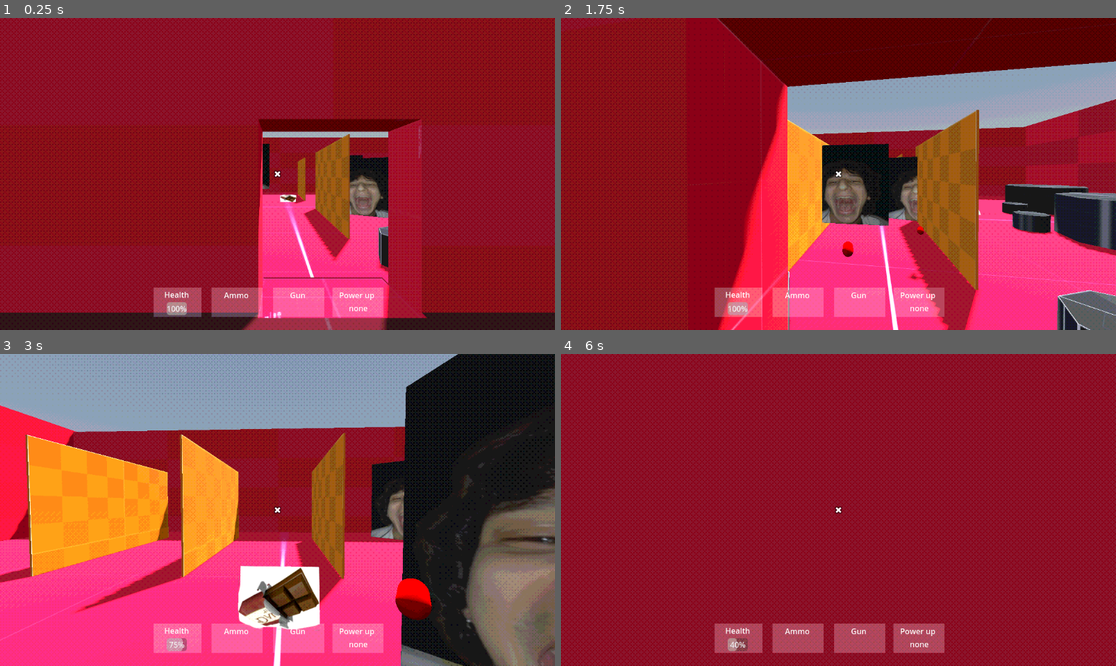
Above: before the commit, frames 1-4 (two rows, left to right).
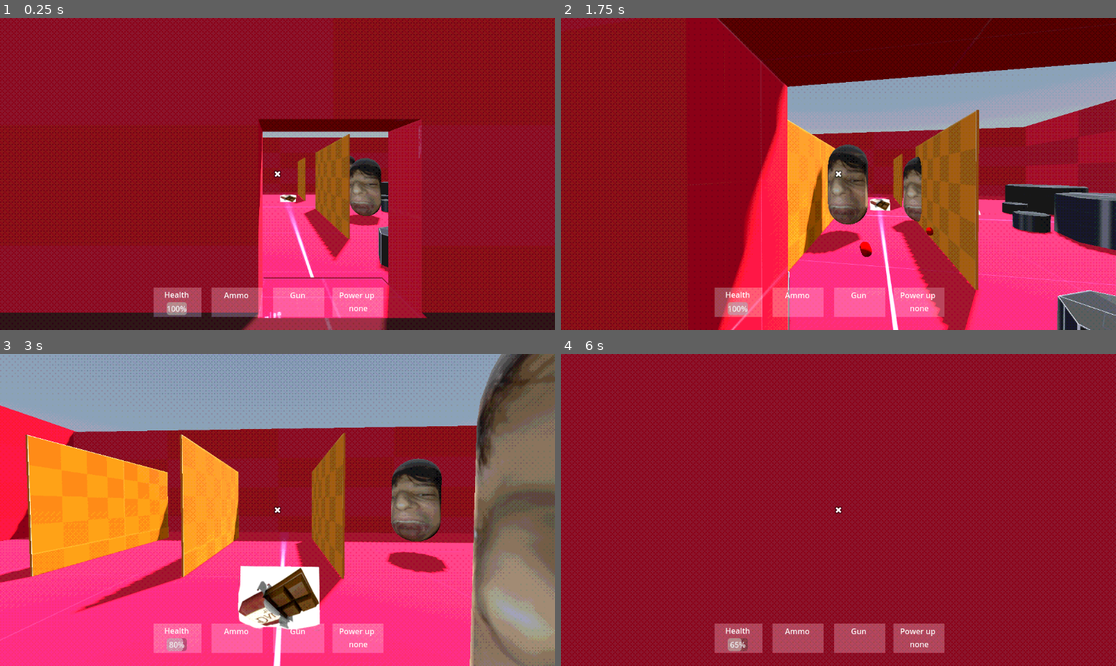
Above: after the commit, the same moments.

Repository: felipepreuss/mnemonic.dream
Game: Godot game, scene res://Scenes/level-2.tscn
The game is run twice, just before and just after one commit, with the same random seed, the same clock (stepped at 60 frames per second) and the same inputs. This scene is started directly instead of the project's main scene. Sound files missing from this copy of the repository are replaced by a short silence.
Inputs (mouse positions are in pixels of both pictures, inside the frame that each line leads up to):
- Up to frame 1 (0.25 s): no input
- Up to frame 2 (1.75 s): move the mouse to (866, 174) at 0.52 s; press the mouse at (866, 174) at 0.53 s; hold W (Forward) from 0.53 s (still down); tap Space (Jump) at 0.77, 1.52 s; move the mouse to (810, 174) at 1.27 s; release the mouse at (810, 174) at 1.28 s; tap 0 at 1.35 s
- Up to frame 3 (3 s): keep holding W (Forward); move the mouse to (288, 503) at 2.02 s; press the mouse at (288, 503) at 2.03 s; move the mouse to (271, 516) at 2.77 s; release the mouse at (271, 516) at 2.78 s; tap 0 at 2.85 s
- Up to frame 4 (6 s): tap Space (Jump) at 3.02, 3.77, 4.52 s; move the mouse to (877, 513) at 3.52 s; press the mouse at (877, 513) at 3.53 s; move the mouse to (794, 506) at 4.27 s; release the mouse at (794, 506) at 4.28 s; tap 0 at 4.35, 5.85 s; tap Enter at 5 s; move the mouse to (844, 510) at 5.02 s; press the mouse at (844, 510) at 5.03 s; move the mouse to (816, 503) at 5.77 s; release W (Forward) at 5.78 s; release the mouse at (816, 503) at 5.78 s; hold D (Right) from 5.78 s (still down)

The runs differ from the first frame. In frame 1, 1.1% of the frame differs, in the area x 47-70%, y 40-67%; in frame 2, 4.6%; in frame 3, 23%, in the area x 30-100%, y 0-100%; in frame 4, less than 0.1%.

Commit message:
Enemy bullet fix

Diff:
--- a/Scenes/enemy.tscn
+++ b/Scenes/enemy.tscn
@@ -9,8 +9,7 @@
 [sub_resource type="StandardMaterial3D" id="StandardMaterial3D_afpow"]
 albedo_texture = ExtResource("2_1f0kj")
 
-[sub_resource type="QuadMesh" id="QuadMesh_287tu"]
-size = Vector2(2, 2)
+[sub_resource type="CapsuleMesh" id="CapsuleMesh_0830c"]
 
 [sub_resource type="ConvexPolygonShape3D" id="ConvexPolygonShape3D_1f0kj"]
 points = PackedVector3Array(-1.01587, -1.01587, -0.015873, 1.01587, 1.01587, 0.015873, 1.01587, 1.01587, -0.015873, -1.01587, 1.01587, 0.015873, 1.01587, -1.01587, 0.015873, 1.01587, -1.01587, -0.015873, -1.01587, 1.01587, -0.015873, -1.01587, -1.01587, 0.015873)
@@ -21,7 +20,7 @@
 [node name="MeshInstance3D" type="MeshInstance3D" parent="."]
 transform = Transform3D(-0.992016, 0, 0.126112, 0, 1, 0, -0.126112, 0, -0.992016, 0, 0.664997, 0)
 material_override = SubResource("StandardMaterial3D_afpow")
-mesh = SubResource("QuadMesh_287tu")
+mesh = SubResource("CapsuleMesh_0830c")
 
 [node name="CollisionShape3D" type="CollisionShape3D" parent="." groups=["Enemy"]]
 transform = Transform3D(-0.992016, 0, 0.126112, 0, 1, 0, -0.126112, 0, -0.992016, 0, 0.664997, 0)
@@ -42,7 +41,7 @@
 autostart = true
 
 [node name="bullet_marker" type="Marker3D" parent="."]
-transform = Transform3D(1, 0, 0, 0, 1, 0, 0, 0, 1, 0, 0.249993, -0.142254)
+transform = Transform3D(1, 0, 0, 0, -4.37114e-08, 1, 0, -1, -4.37114e-08, 0, 0.249993, -0.142254)
 
 [node name="slowdown_check" type="Node3D" parent="."]
 script = ExtResource("5_0830c")
--- a/Scenes/pistol.tscn
+++ b/Scenes/pistol.tscn
@@ -22,6 +22,7 @@
 max_ammo = 12
 ray = NodePath("RayCast3D")
 number_balas = 1
+gun_name = "Pistol"
 metadata/_custom_type_script = "uid://cme4um2042nwv"
 
 [node name="blaster-q2" parent="." instance=ExtResource("2_6e3nq")]
--- a/Scenes/shot_gun.tscn
+++ b/Scenes/shot_gun.tscn
@@ -14,6 +14,7 @@
 max_ammo = 6
 can_reload = true
 number_balas = 1
+gun_name = "Shotgun"
 metadata/_custom_type_script = "uid://cme4um2042nwv"
 
 [node name="blaster-r2" parent="." instance=ExtResource("2_syoir")]
--- a/Scenes/smg.tscn
+++ b/Scenes/smg.tscn
@@ -42,6 +42,7 @@
 max_ammo = 25
 ray = NodePath("RayCast3D")
 number_balas = 1
+gun_name = "Machine Gun"
 metadata/_custom_type_script = "uid://cme4um2042nwv"
 
 [node name="blaster-d2" parent="." instance=ExtResource("2_sfvq1")]
--- a/Script/bullet_enemy.gd
+++ b/Script/bullet_enemy.gd
@@ -1,21 +1,19 @@
 extends CharacterBody3D
 
-var SPEED = 5
+var SPEED : Vector3 = Vector3(0, 0, -5)
+var dir : Basis
 
 func _ready():
 	$Timer
 
 func _process(delta: float) -> void:
-	position += Vector3(0,0,-SPEED) * delta
+	velocity = SPEED * dir
 
 	move_and_slide()
-
-
 func _on_area_3d_body_entered(body: Node3D) -> void:
 	if body.name == "player":
 		print("Hit!")
 		queue_free()
 
-
 func _on_timer_timeout() -> void:
 	queue_free()
--- a/Script/enemy.gd
+++ b/Script/enemy.gd
@@ -83,6 +83,7 @@
 	if is_on_floor():
 		velocity = new_velocity
 		look_at(player.global_transform.origin, Vector3.UP)
+		rotation.z = 0
 		rotation.x = 0
 	else:
 		velocity += get_gravity() * delta
@@ -98,14 +99,19 @@
 		set_state(RETREAT)
 	look_at(player.global_transform.origin, Vector3.UP)
 	rotation.x = 0
+	rotation.z = 0
 	if can_shoot == true:
 		var bala = bullet.instantiate()
-		add_child(bala)
+		#bala.transform.basis = transform.basis
+		get_parent().get_parent().get_parent().add_child(bala)
+		bala.rotation.y = rotation.y
 		bala.global_position = $bullet_marker.global_position
+		bala.dir = transform.basis
+		bala.dir.x = -transform.basis.x
 		can_shoot = false
 		#var bala = bullet.instantiate()
 		#bullet.position = pos.global_position
-		#bullet.transform.basis = pos.global_transform.basis
+		#bala.transform.basis = $bullet_marker.global_transform.basis
 		#get_parent().add_child(bullet)
 
 
--- a/Script/gun.gd
+++ b/Script/gun.gd
@@ -7,4 +7,4 @@
 	#de entender o codigo do felipe
 	if manager.gun_equipped and manager is WeaponsManager:
 		var nome = manager.weapon_scenes
-		text = str(nome.current_gun)
+		text = str(manager.current_gun.gun_name)
--- a/Script/weapon_class.gd
+++ b/Script/weapon_class.gd
@@ -8,7 +8,7 @@
 @export var ray: RayCast3D
 @export var local: Marker3D #muda o nome
 @export var number_balas: int #muda muito o nome
-
+@export var gun_name: String
 
 var gun_equipped = false
 var current_gun
